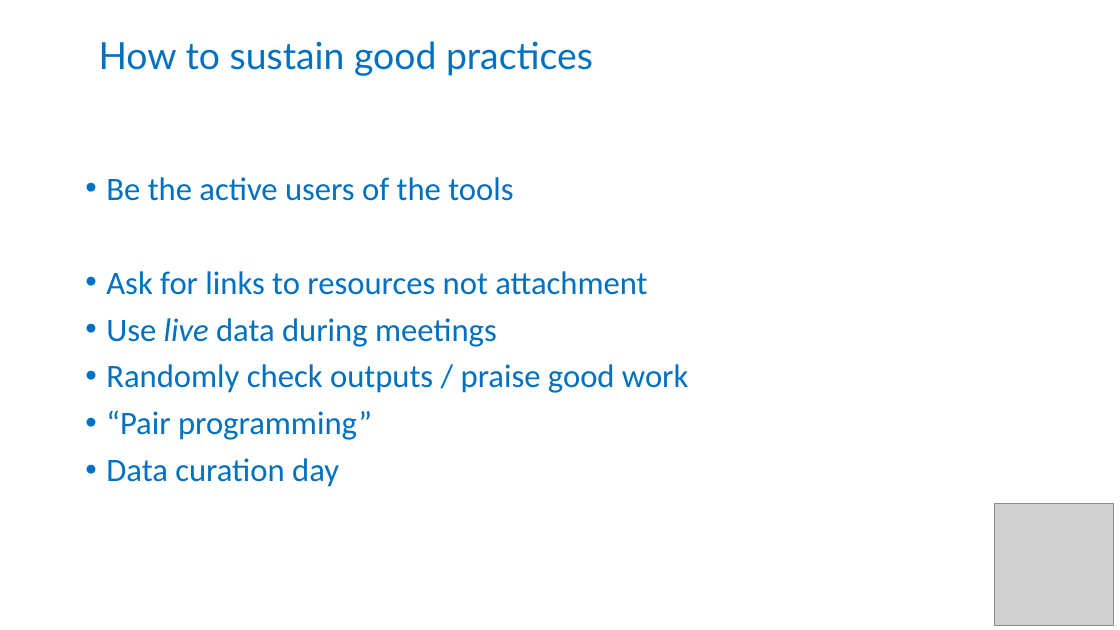
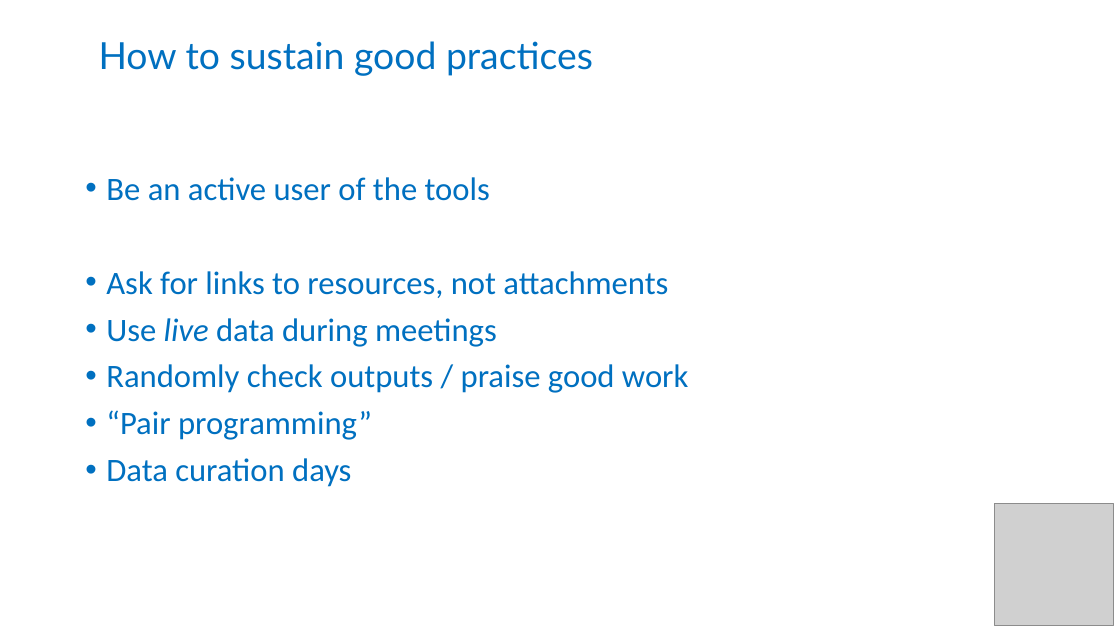
Before and after one commit to carpentries-incubator/fair-for-leaders, a slide deck: slide 5 of instructors/06-Wrapping_up.pptx. Drawn at 1120x630 pixels with LibreOffice and Linux fonts; fonts in the diff are those of the drawing; grey boxes stand for pictures. Boxes give left, top, right and bottom in pixels: in the first picture for what was removed or moved away, otherwise in the second. Text is boxed around its words. In the diff, an @@ line names an element or a change of style, - is before the commit and + after.

```diff
--- a/instructors/06-Wrapping_up.pptx
+++ b/instructors/06-Wrapping_up.pptx
@@ text at (106, 177, 668, 298): text changed @@
-• Be the active users of the tools
-• Ask for links to resources not attachment
+• Be an active user of the tools
+• Ask for links to resources, not attachments
@@ text at (106, 458, 351, 487): text changed @@
-• Data curation day
+• Data curation days
```
Also in this commit, not shown: 2 other slides changed, 4 other files.
